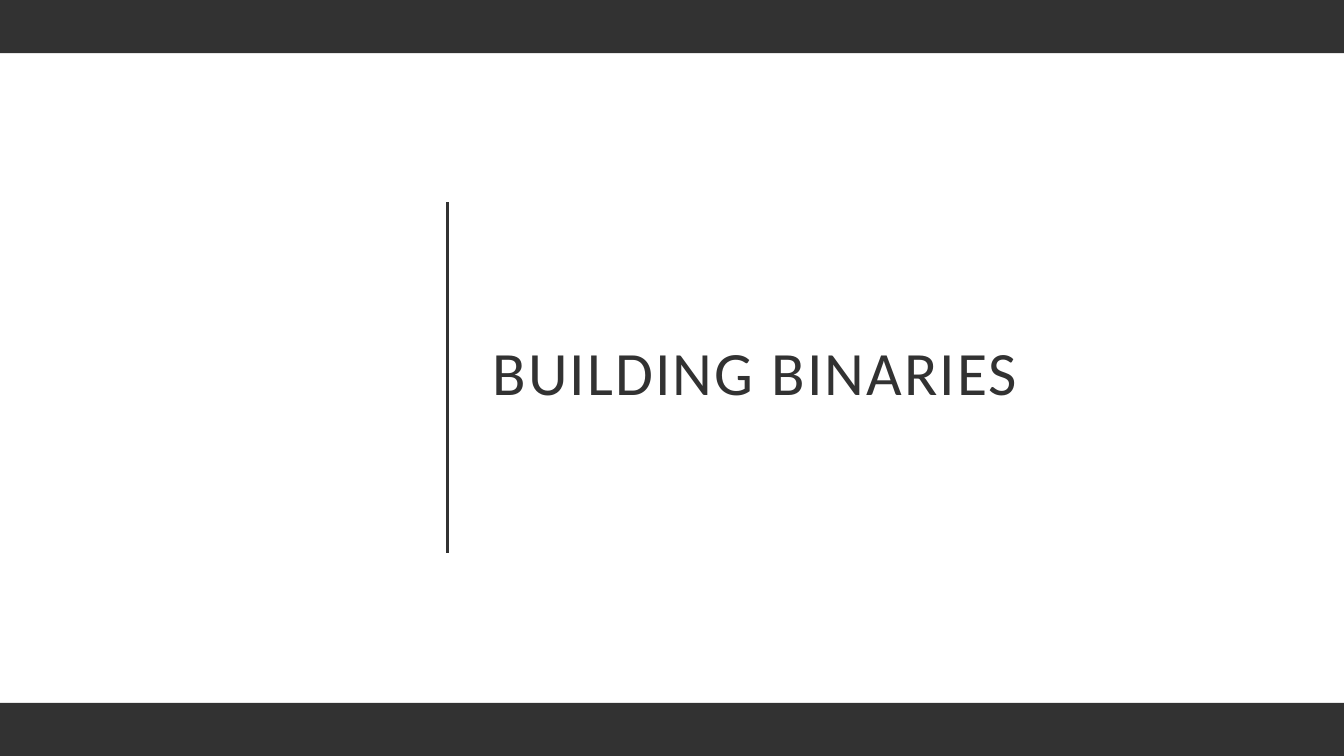
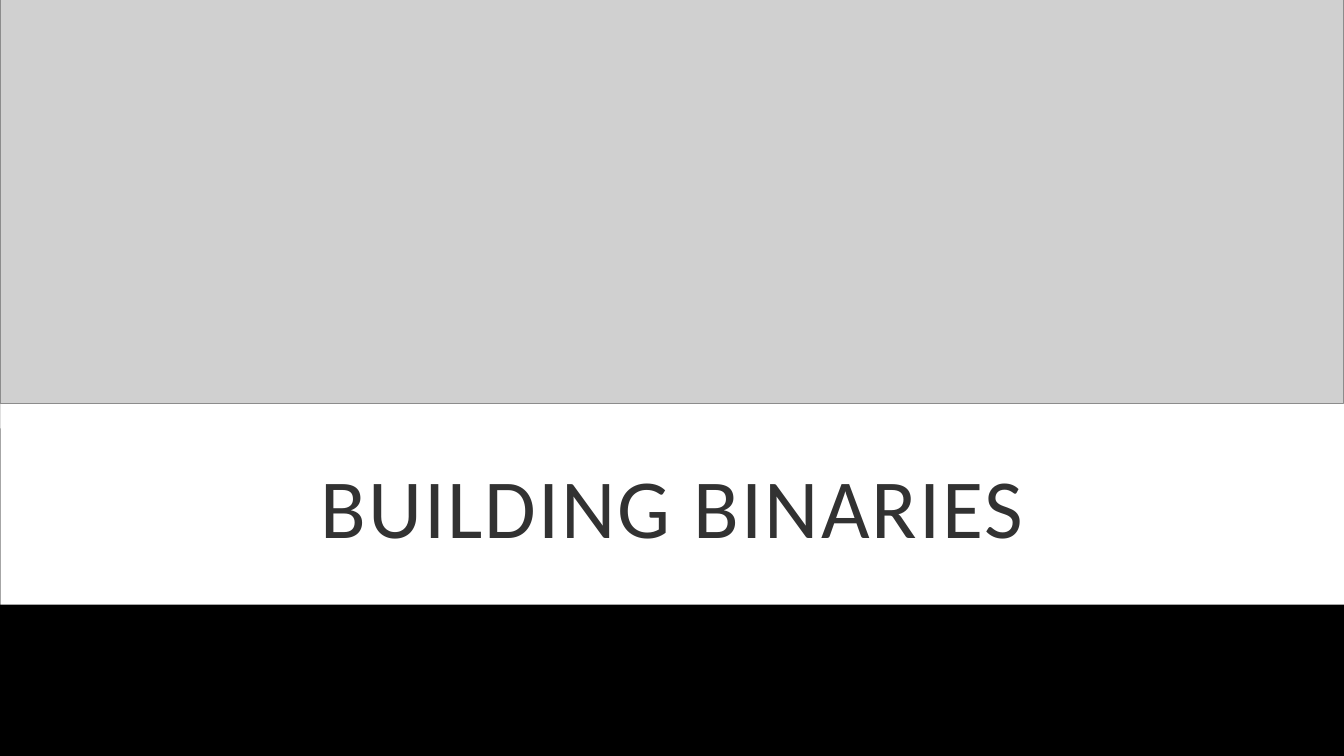
Before and after one commit to hexa-decim8/ISBPM, a slide deck: slide 18 of Class_Materials/Week_4/Day_2_Github_Day_2_WIP/ISBPM Github Day 2.pptx. Drawn at 1344x756 pixels with LibreOffice and Linux fonts; fonts in the diff are those of the drawing; grey boxes stand for pictures; background and template pictures are left out. Boxes give left, top, right and bottom in pixels: in the first picture for what was removed or moved away, otherwise in the second. Text is boxed around its words. In the diff, an @@ line names an element or a change of style, - is before the commit and + after.

```diff
--- a/Class_Materials/Week_4/Day_2_Github_Day_2_WIP/ISBPM Github Day 2.pptx
+++ b/Class_Materials/Week_4/Day_2_Github_Day_2_WIP/ISBPM Github Day 2.pptx
@@ rectangle at (x1=0, y1=19, x2=1344, y2=201): fill #000000 to #FFFFFF @@
@@ rectangle removed at (x1=0, y1=0, x2=1344, y2=53) @@
@@ picture added at (x1=0, y1=0, x2=1344, y2=403) @@
@@ line removed from (448, 203) to (448, 554) @@
@@ rectangle resized from (x1=0, y1=0, x2=1344, y2=756) to (x1=0, y1=227, x2=1344, y2=429) @@
@@ rectangle removed at (x1=0, y1=227, x2=1344, y2=429) @@
@@ rectangle added at (x1=0, y1=403, x2=1344, y2=605), fill #FFFFFF @@
@@ title "BUILDING BINARIES" moved from (x1=493, y1=355, x2=1018, y2=396) to (x1=321, y1=483, x2=1023, y2=539) @@
@@ title "BUILDING BINARIES" at (x1=321, y1=483, x2=1023, y2=539): size 44 to 60 pt; alignment left to centre @@
@@ rectangle removed at (x1=0, y1=703, x2=1344, y2=756) @@
```
Also in this commit, not shown: 32 other slides changed, 1 slide added, 2 slides removed, 1 other file.
